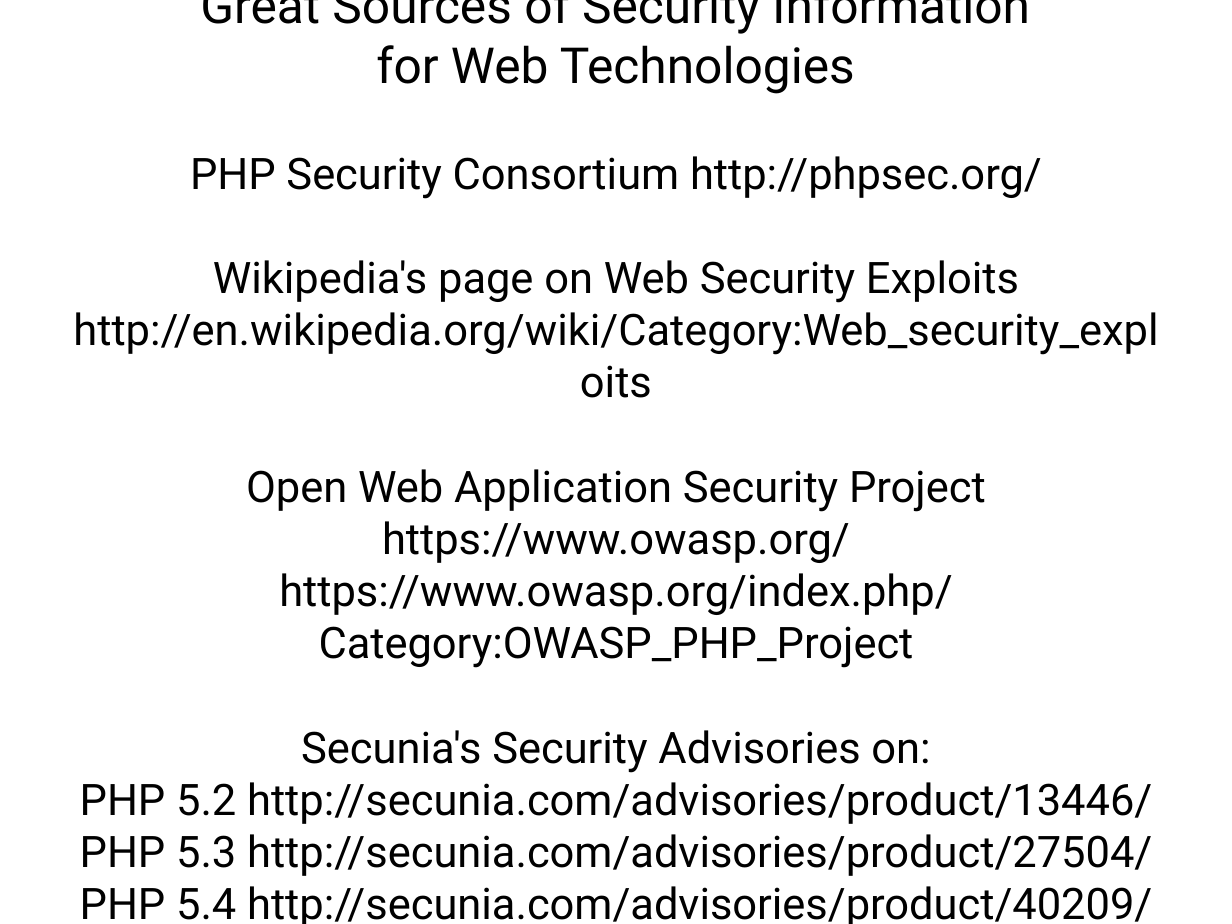
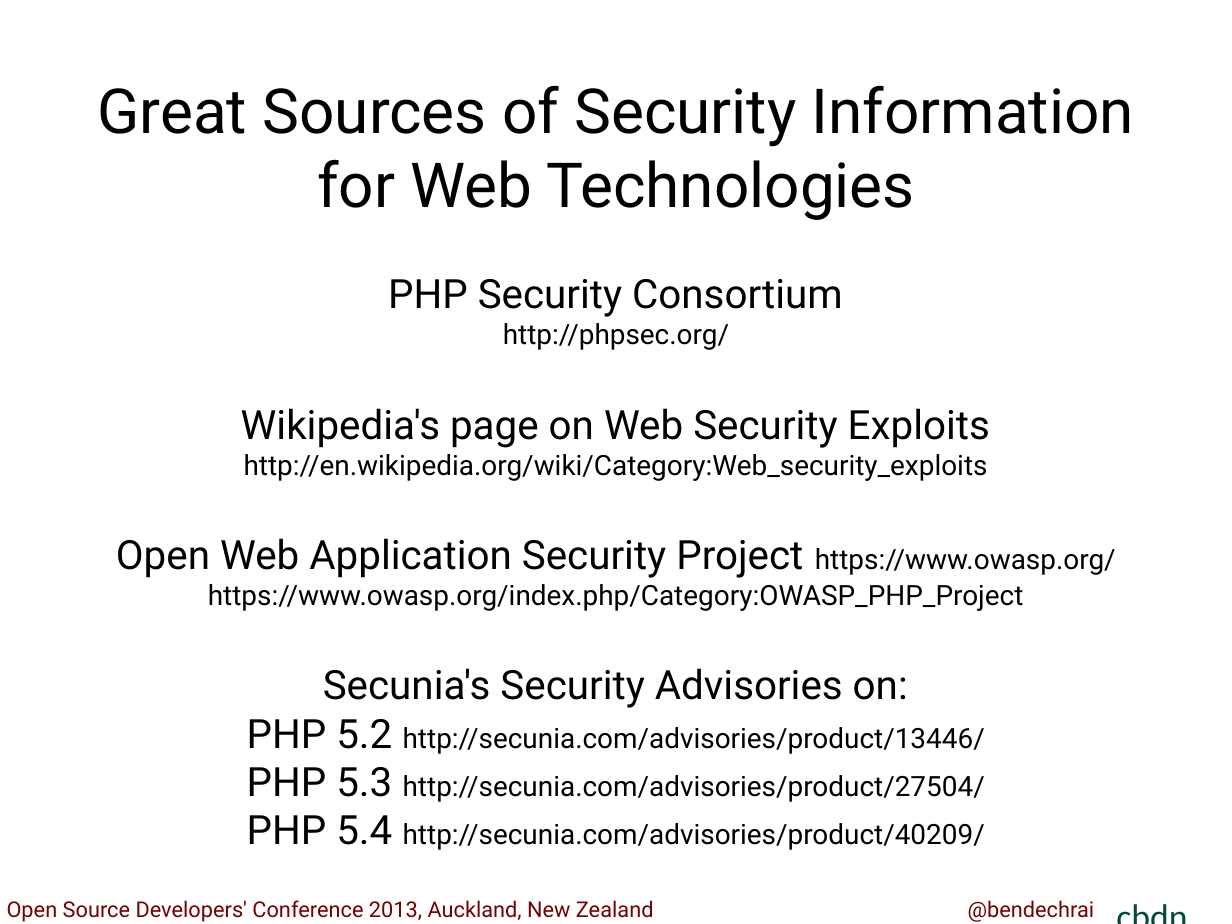
Before and after one commit to bendechrai/preso-understanding-php, a slide deck: slide 25 of Understanding PHP; a Guide to Security.odp (slide 24 before the commit). Drawn at 1232x924 pixels with LibreOffice and Linux fonts; fonts in the diff are those of the drawing. Boxes give left, top, right and bottom in pixels: in the first picture for what was removed or moved away, otherwise in the second. Text is boxed around its words. In the diff, an @@ line names an element or a change of style, - is before the commit and + after.

```diff
--- a/Understanding PHP; a Guide to Security.odp
+++ b/Understanding PHP; a Guide to Security.odp
@@ subtitle "Great Sources of Security Information ...": place and size @@
-subtitle "Great Sources of Security Information ..." at <box>73,0,1158,924</box>
+subtitle "Great Sources of Security Information ..." at <box>98,85,1134,850</box>
@@ subtitle at <box>98,85,1134,350</box>: text changed; size 32 to 40 pt @@
-Great Sources of Security Information
-for Web Technologies
-PHP Security Consortium http://phpsec.org/
+Great Sources of Security Information for Web Technologies
+PHP Security Consortium
+http://phpsec.org/
@@ subtitle at <box>116,408,1116,850</box>: size 28 to 26 pt in "Wikipedia's page on Web Security Exploits", "Open Web Application Security Project", "Secunia's Security Advisories on:", "PHP 5.2" and 2 more places; size 28 to 18 pt in "http://en.wikipedia.org/wiki/Category:Web_security_exploits", "https://www.owasp.org/", "https://www.owasp.org/index.php/Category:OWASP_PHP_Project", "http://secunia.com/advisories/product/13446/" and 2 more places @@
@@ text added at <box>1106,889,1232,924</box>, 23 pt, text #004B3F @@
+cbdn
@@ text added at <box>7,900,654,922</box>, 14 pt, text #730200 @@
+Open Source Developers' Conference 2013, Auckland, New Zealand
@@ text added at <box>968,900,1095,922</box>, 14 pt, text #730200 @@
+@bendechrai
```
Also in this commit, not shown: 16 other slides changed, 8 slides added, 7 slides removed, 8 other files.
